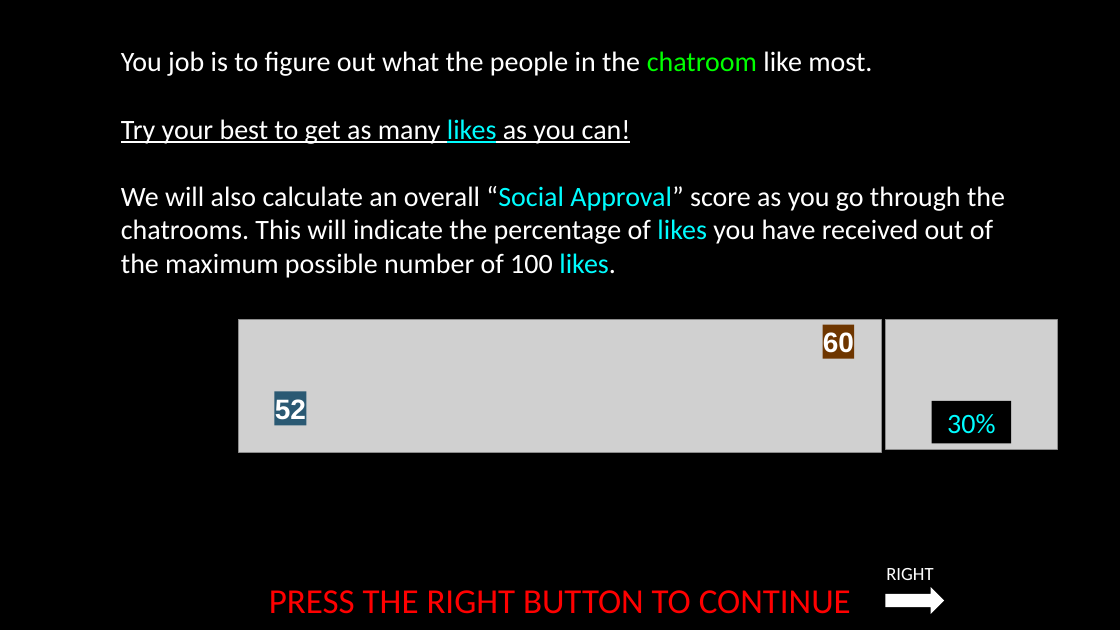
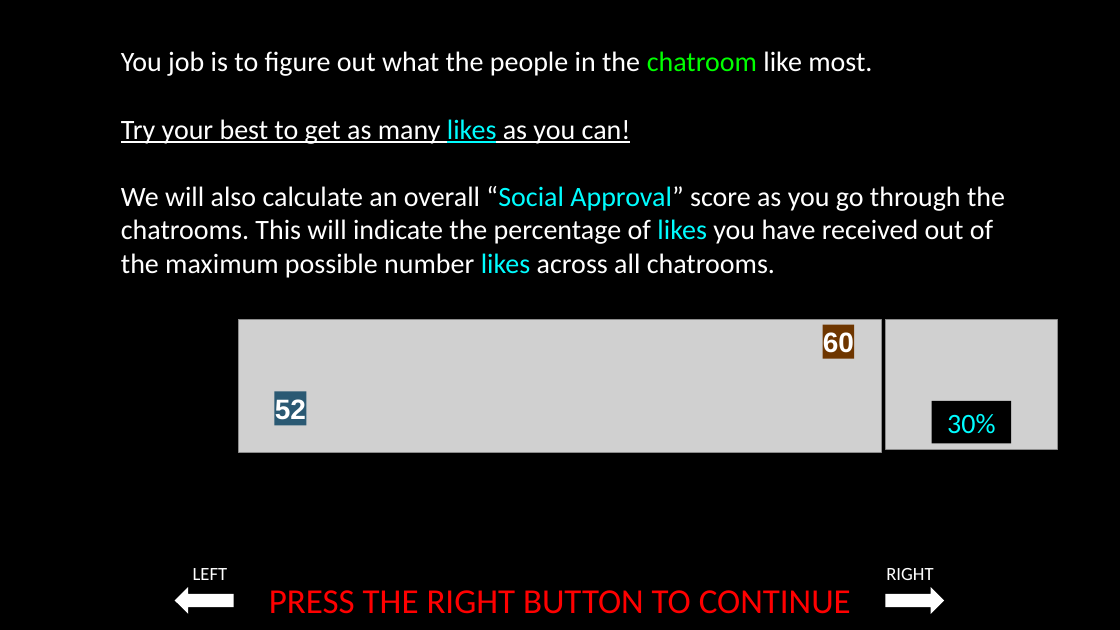
Before and after one commit to laureate-institute-for-brain-research/StimToolOnline, a slide deck: slide 8 of public/js/tasks/social_media/media/Social_media_task_instructions_06_29_2022.pptx. Drawn at 1120x630 pixels with LibreOffice and Linux fonts; fonts in the diff are those of the drawing; grey boxes stand for pictures. Boxes give left, top, right and bottom in pixels: in the first picture for what was removed or moved away, otherwise in the second. Text is boxed around its words. In the diff, an @@ line names an element or a change of style, - is before the commit and + after.

Commit message:
social approval score fixed

```diff
--- a/public/js/tasks/social_media/media/Social_media_task_instructions_06_29_2022.pptx
+++ b/public/js/tasks/social_media/media/Social_media_task_instructions_06_29_2022.pptx
@@ text at (121, 186, 1005, 278): text changed @@
-We will also calculate an overall “Social Approval” score as you go through the chatrooms. This will indicate the percentage of likes you have received out of the maximum possible number of 100 likes.
+We will also calculate an overall “Social Approval” score as you go through the chatrooms. This will indicate the percentage of likes you have received out of the maximum possible number likes across all chatrooms.
@@ text added at (193, 568, 228, 580), 16 pt, text #FFFFFF @@
+LEFT
@@ right arrow added at (175, 587, 234, 614), fill #FFFFFF @@
```
Also in this commit, not shown: 27 other slides changed, 1 slide added, 4 other files.
